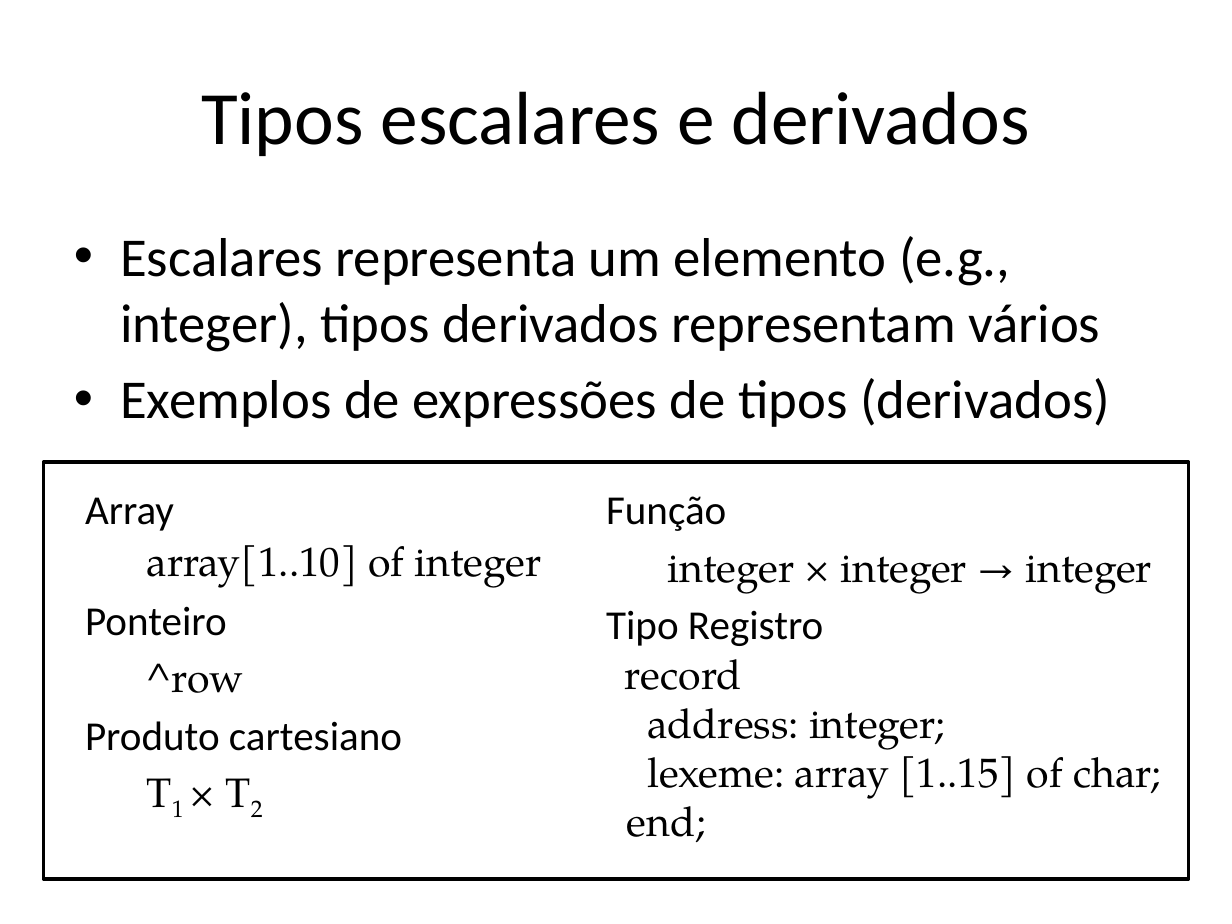
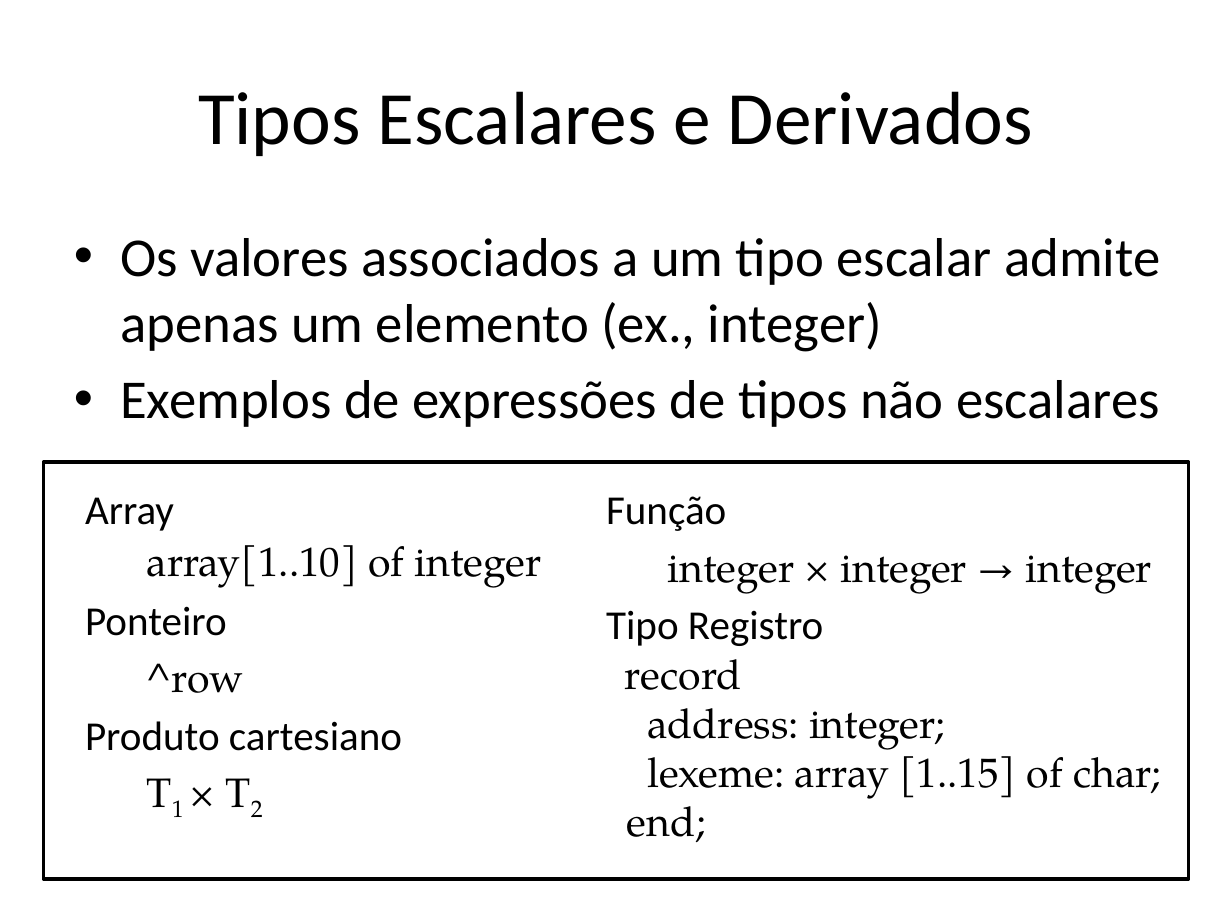
Before and after one commit to damorim/compilers-cin, a slide deck: slide 12 of slides-aulas/analise-semantica.pptx. Drawn at 1232x924 pixels with LibreOffice and Linux fonts; fonts in the diff are those of the drawing. Boxes give left, top, right and bottom in pixels: in the first picture for what was removed or moved away, otherwise in the second. Text is boxed around its words. In the diff, an @@ line names an element or a change of style, - is before the commit and + after.

```diff
--- a/slides-aulas/analise-semantica.pptx
+++ b/slides-aulas/analise-semantica.pptx
@@ title at (198, 91, 1033, 156): text changed @@
-Tipos escalares e derivados
+Tipos Escalares e Derivados
@@ text at (120, 238, 1160, 427): text changed @@
-• Escalares representa um elemento (e.g., integer), tipos derivados representam vários
-• Exemplos de expressões de tipos (derivados)
+• Os valores associados a um tipo escalar admite apenas um elemento (ex., integer)
+• Exemplos de expressões de tipos não escalares
```
Also in this commit, not shown: 17 other slides changed, 1 slide added, 1 other file.
